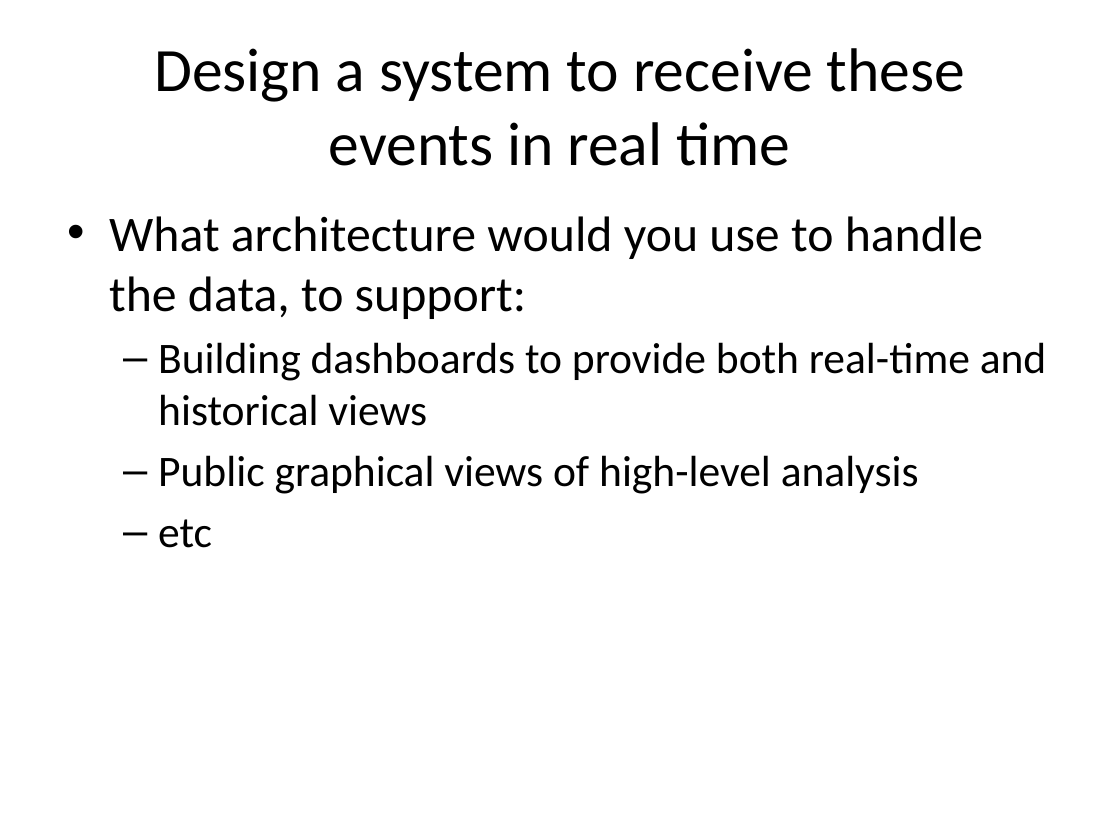
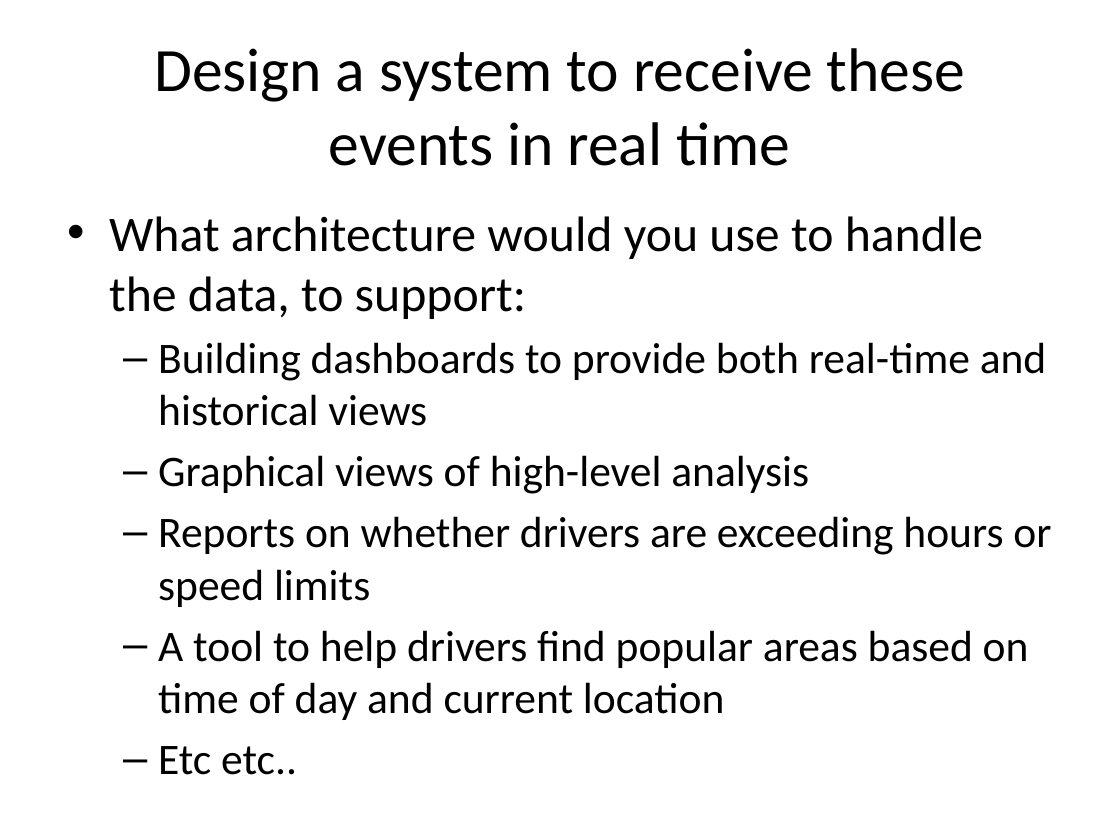
Before and after one commit to pzfreo/ox-clo, a slide deck: slide 4 of pres-source/old-etc/group.pptx (slide 2 before the commit). Drawn at 1120x840 pixels with LibreOffice and Linux fonts; fonts in the diff are those of the drawing. Boxes give left, top, right and bottom in pixels: in the first picture for what was removed or moved away, otherwise in the second. Text is boxed around its words. In the diff, an @@ line names an element or a change of style, - is before the commit and + after.

```diff
--- a/pres-source/old-etc/group.pptx
+++ b/pres-source/old-etc/group.pptx
@@ text at (158,455,1051,720): text changed @@
-  – Public graphical views of high-level analysis
-  – etc
+  – Graphical views of high-level analysis
+  – Reports on whether drivers are exceeding hours or speed limits
+  – A tool to help drivers find popular areas based on time of day and current location
+  – Etc etc..
```
Also in this commit, not shown: 2 slides added, 3 other files.
